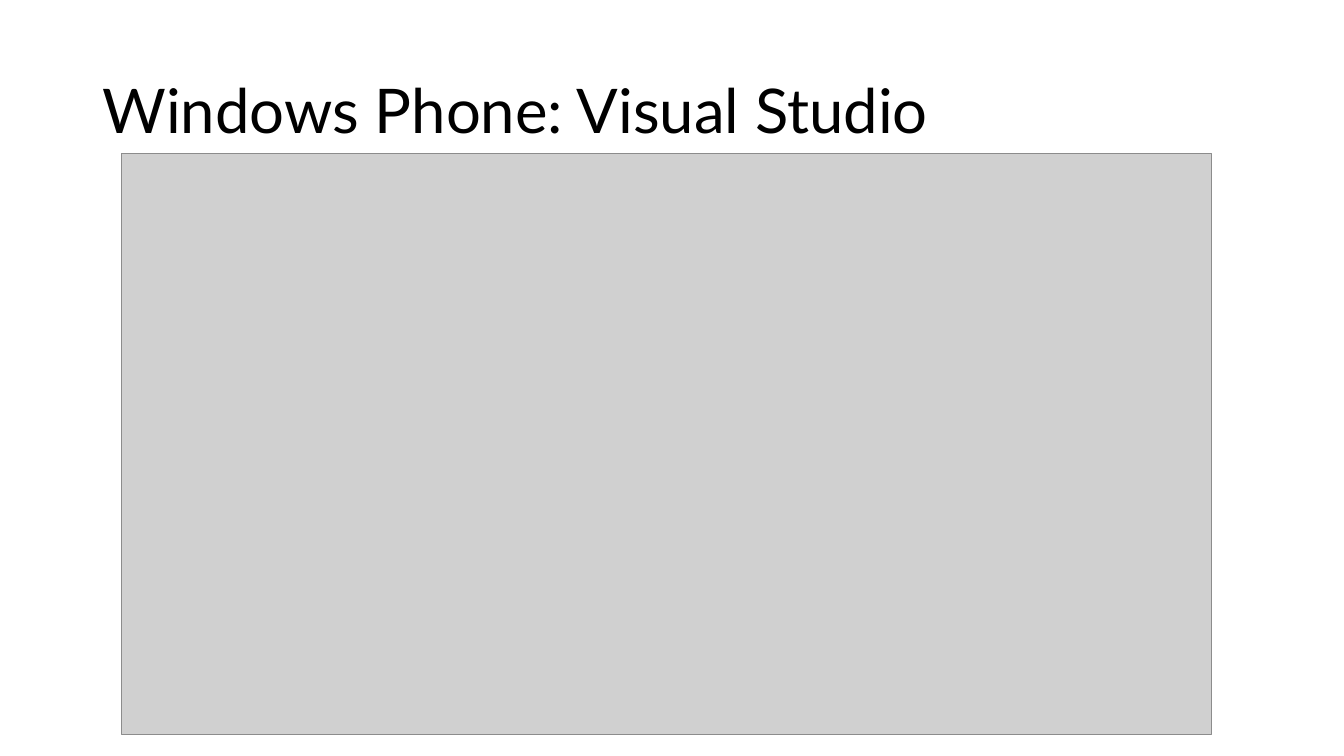
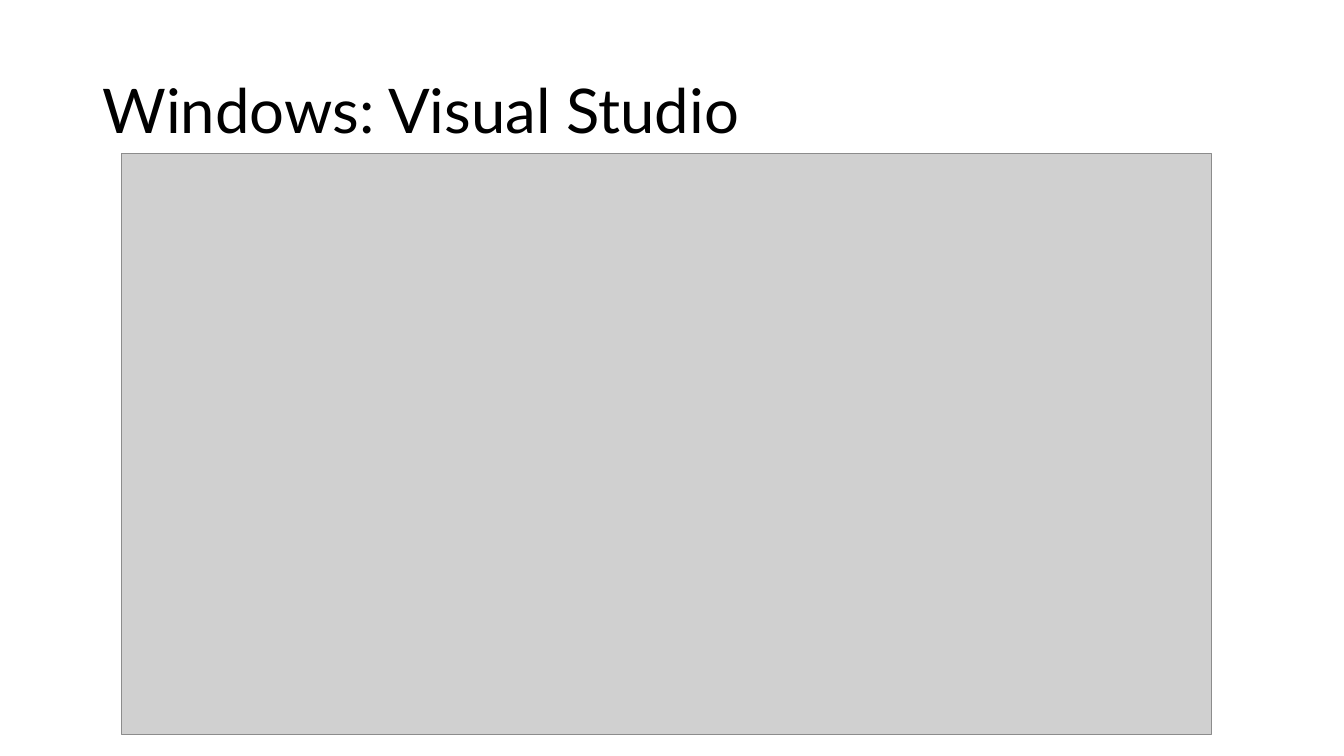
Before and after one commit to microsoft/AcademicContent, a slide deck: slide 11 of Complimentary Course Content/Module3/Lessons/Module3_Lesson01 Mobile Development Survey.pptx. Drawn at 1344x756 pixels with LibreOffice and Linux fonts; fonts in the diff are those of the drawing; grey boxes stand for pictures. Boxes give left, top, right and bottom in pixels: in the first picture for what was removed or moved away, otherwise in the second. Text is boxed around its words. In the diff, an @@ line names an element or a change of style, - is before the commit and + after.

```diff
--- a/Complimentary Course Content/Module3/Lessons/Module3_Lesson01 Mobile Development Survey.pptx
+++ b/Complimentary Course Content/Module3/Lessons/Module3_Lesson01 Mobile Development Survey.pptx
@@ title at [102, 87, 739, 134]: text changed @@
-Windows Phone: Visual Studio
+Windows: Visual Studio
```
Also in this commit, not shown: 2 other slides changed, 9 other files.
